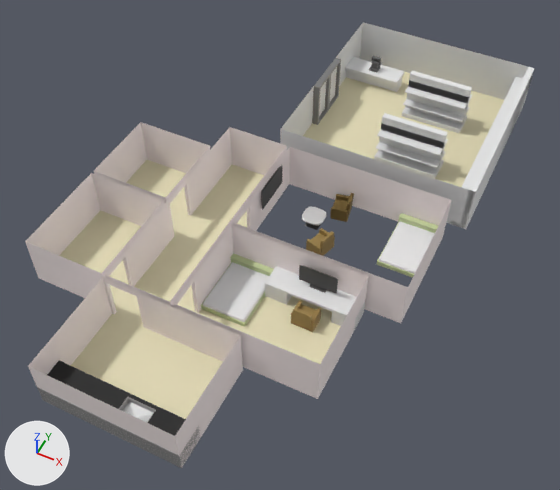
An edit to the FBX model Assets/Art/Models/shoop.fbx, drawn before and after from the same camera.
Camera for both pictures: a 50 mm lens placed at (46.9, -129.7, 158.5), pointed at (-19.7, 3.5, -8.0). Every picture has the same lights, and +X, +Y and +Z are marked at lower left. Where no turn or scale is listed for an object, it has been applied to the vertices. Vertices at the same position are counted once.
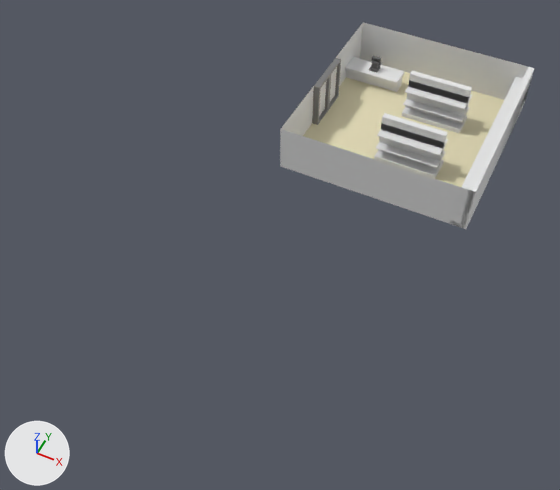
Location of each change, [x1, y1, x2, y2] in pixels of the pictures (560 x 490 px; the box of a moved part takes in the faces that stretch with it):
'kuhnia', deleted
    before: [28, 278, 243, 468]
'my room', deleted
    before: [173, 225, 369, 399]
'bathroom', deleted
    before: [25, 173, 164, 307]
'zal', deleted
    before: [233, 147, 451, 323]
'prihozh', deleted
    before: [168, 127, 287, 250]
'coridor', deleted
    before: [105, 201, 229, 325]
'cladovka', deleted
    before: [94, 122, 210, 234]
'Object', deleted
    before: [37, 360, 200, 468]
'Cube.004', deleted
    before: [201, 253, 274, 327]
'Cube.005', deleted
    before: [377, 213, 438, 278]
'Cube.006', deleted
    before: [265, 266, 365, 330]
'Cube.009', deleted
    before: [299, 265, 338, 294]
'Cube.008', deleted
    before: [291, 300, 321, 332]
'Cube.001', deleted
    before: [306, 228, 335, 256]
'Cube.007', deleted
    before: [330, 193, 354, 222]
'Cube.002', deleted
    before: [261, 166, 282, 210]
'Cube.003', deleted
    before: [302, 207, 326, 230]
part 1 of me_plane_004, moved or reshaped
    before: [280, 75, 532, 224]
    after: [280, 74, 533, 224]

The change, as a diff of the scene's bpy script:
```diff
--- a/Assets/Art/Models/shoop.fbx.py
+++ b/Assets/Art/Models/shoop.fbx.py
@@ me_plane_004 @@
 me_plane_004.from_pydata(...)  # 12 vertices, 8 faces; spans x -30.0..30.0, y -32.0..32.0, z 0.0..15.0
 # used by ob_plane; location = (-3.5, 63.4, -6.0)
+# me_plane_004 part 1
+# 8 faces are deleted
+# 2 new faces join them, mat_material_006 (beige #e7deb9)
+# 6 new faces join them, mat_material_003 (white #e7e7e7)
 me_plane_004.materials.append(mat_material_006)
@@ ob_cladovka @@
-ob_cladovka = bpy.data.objects.new('cladovka', me_plane_002)
-ob_cladovka.location = (-60.5, 3.5, -6.0)
@@ ob_cube_006 @@
-ob_cube_006 = bpy.data.objects.new('Cube.006', me_cube_010)
-ob_cube_006.location = (-13.4, -12.8, -5.3)
@@ ob_bathroom @@
-ob_bathroom = bpy.data.objects.new('bathroom', me_plane_006)
-ob_bathroom.location = (-60.5, -21.5, -6.0)
@@ ob_cube_008 @@
-ob_cube_008 = bpy.data.objects.new('Cube.008', me_cube_012)
-ob_cube_008.location = (-1.0, -18.7, -4.7)
@@ ob_my_room @@
-ob_my_room = bpy.data.objects.new('my room', me_plane_003)
-ob_my_room.location = (-8.0, -24.0, -6.0)
@@ ob_zal @@
-ob_zal = bpy.data.objects.new('zal', me_plane)
-ob_zal.location = (-3.0, 8.5, -6.0)
@@ ob_cube_003 @@
-ob_cube_003 = bpy.data.objects.new('Cube.003', me_cube_006)
-ob_cube_003.location = (-13.9, 13.9, -3.0)
@@ ob_cube_002 @@
-ob_cube_002 = bpy.data.objects.new('Cube.002', me_cube_005)
-ob_cube_002.location = (-27.1, 12.5, 4.0)
@@ ob_cube_009 @@
-ob_cube_009 = bpy.data.objects.new('Cube.009', me_cube_013)
-ob_cube_009.location = (-1.1, -11.3, 3.1)
@@ ob_kuhnia @@
-ob_kuhnia = bpy.data.objects.new('kuhnia', me_plane_008)
-ob_kuhnia.location = (-28.0, -56.5, -6.0)
@@ ob_cube_005 @@
-ob_cube_005 = bpy.data.objects.new('Cube.005', me_cube_008)
-ob_cube_005.location = (14.9, 16.1, -5.1)
@@ ob_prihozh @@
-ob_prihozh = bpy.data.objects.new('prihozh', me_plane_001)
-ob_prihozh.location = (-38.0, 8.5, -6.0)
@@ ob_object @@
-ob_object = bpy.data.objects.new('Object', me_cube_003)
-ob_object.location = (-9.5, -67.5, -5.0)
@@ ob_cube_004 @@
-ob_cube_004 = bpy.data.objects.new('Cube.004', me_cube_009)
-ob_cube_004.location = (-20.9, -18.9, -5.3)
@@ ob_coridor @@
-ob_coridor = bpy.data.objects.new('coridor', me_plane_005)
-ob_coridor.location = (-38.0, -26.5, -6.0)
@@ ob_cube_001 @@
-ob_cube_001 = bpy.data.objects.new('Cube.001', me_cube_004)
-ob_cube_001.location = (-8.3, 6.1, -4.8)
@@ ob_cube_007 @@
-ob_cube_007 = bpy.data.objects.new('Cube.007', me_cube_011)
-ob_cube_007.location = (-8.6, 21.6, -4.8)
```
